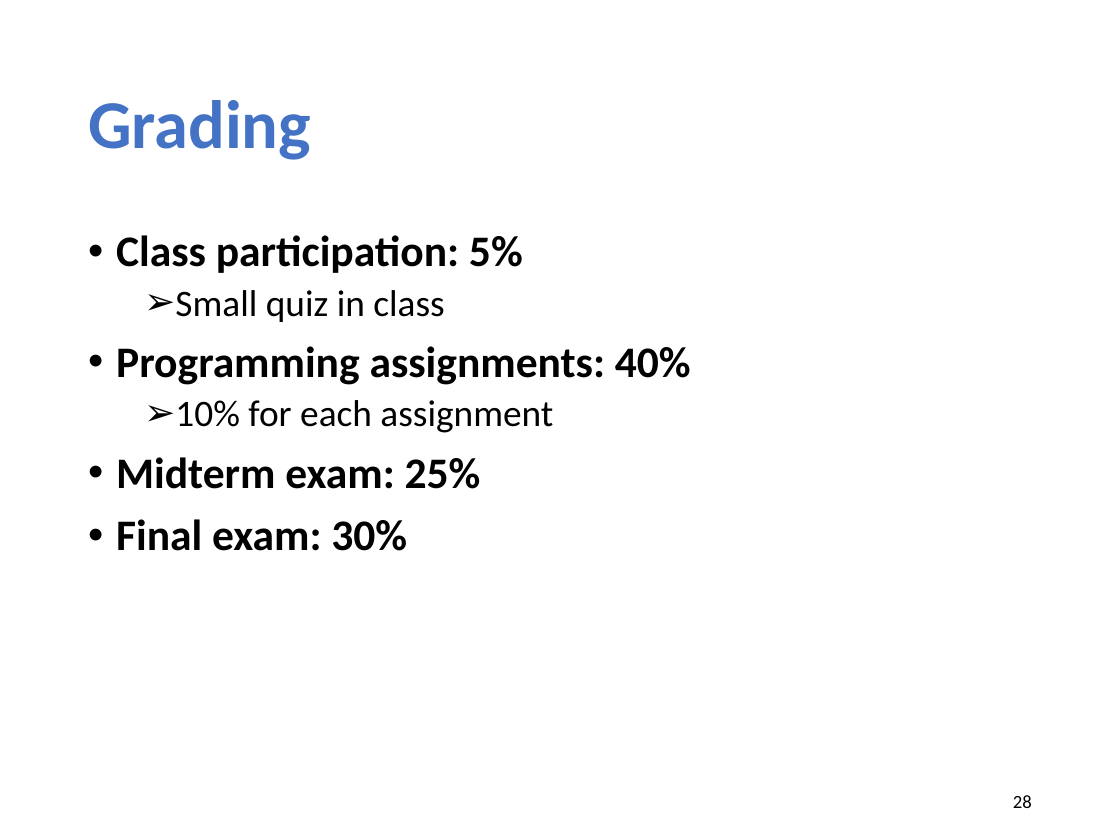
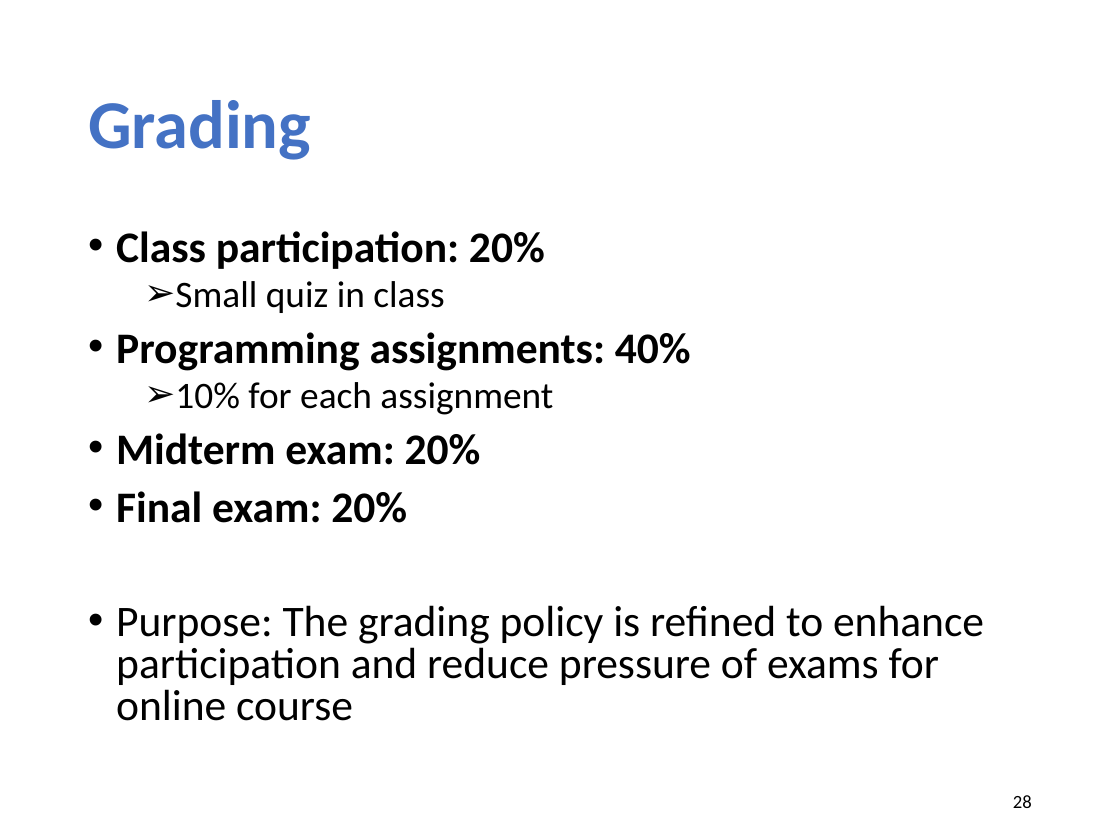
Before and after one commit to xinjin/course-net, a slide deck: slide 28 of slides/lec01_introduction.pptx. Drawn at 1120x840 pixels with LibreOffice and Linux fonts; fonts in the diff are those of the drawing. Boxes give left, top, right and bottom in pixels: in the first picture for what was removed or moved away, otherwise in the second. Text is boxed around its words. In the diff, an @@ line names an element or a change of style, - is before the commit and + after.

```diff
--- a/slides/lec01_introduction.pptx
+++ b/slides/lec01_introduction.pptx
@@ text at [116, 231, 545, 269]: text changed @@
-• Class participation: 5%
+• Class participation: 20%
@@ text at [116, 281, 691, 415]: line spacing 0.9 to 0.8 @@
@@ text at [116, 433, 984, 721]: text changed; bold off @@
-• Midterm exam: 25%
-• Final exam: 30%
+• Midterm exam: 20%
+• Final exam: 20%
+• Purpose: The grading policy is refined to enhance participation and reduce pressure of exams for online course
```
Also in this commit, not shown: 9 other slides changed, 3 slides added, 1 other file.
